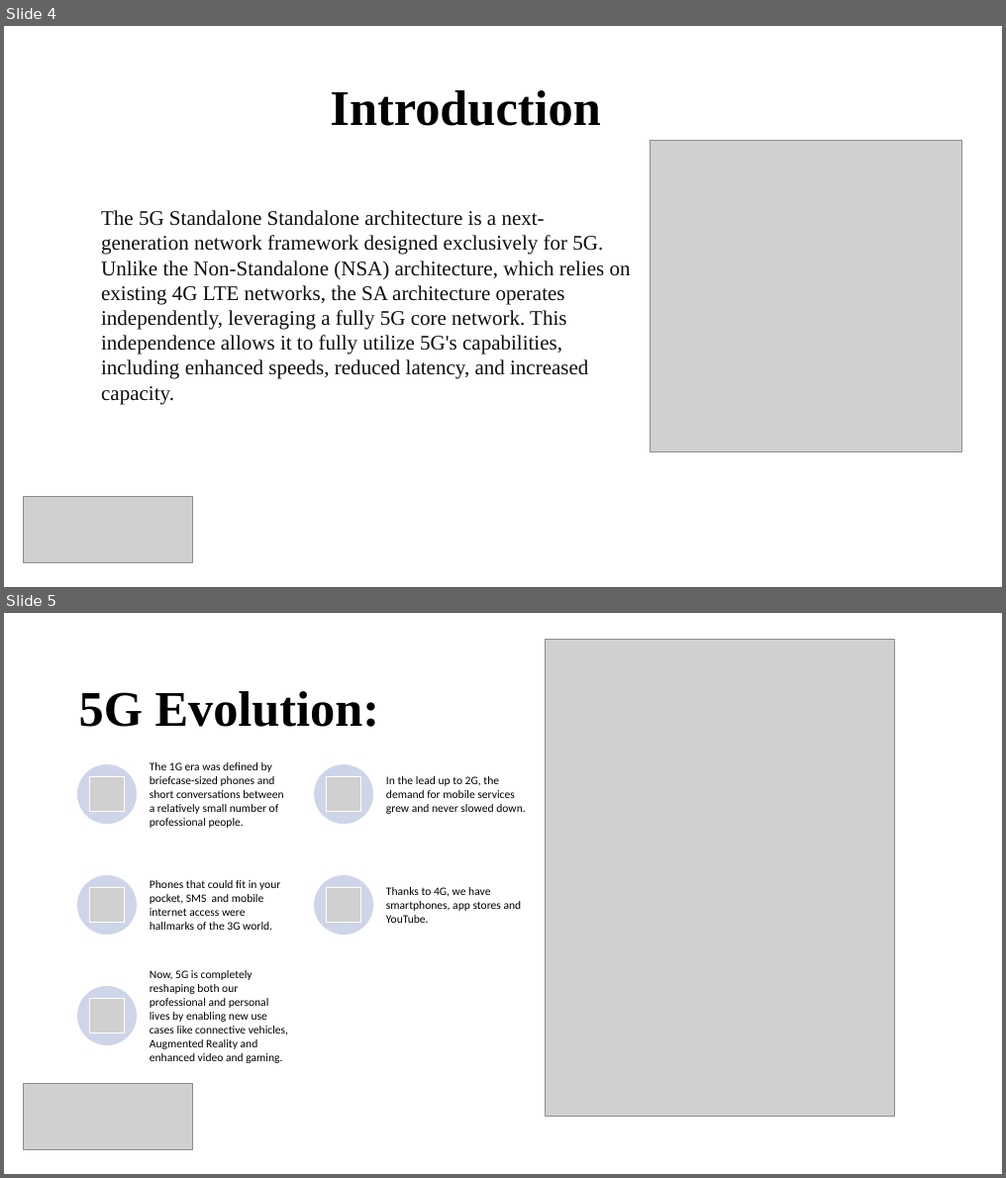
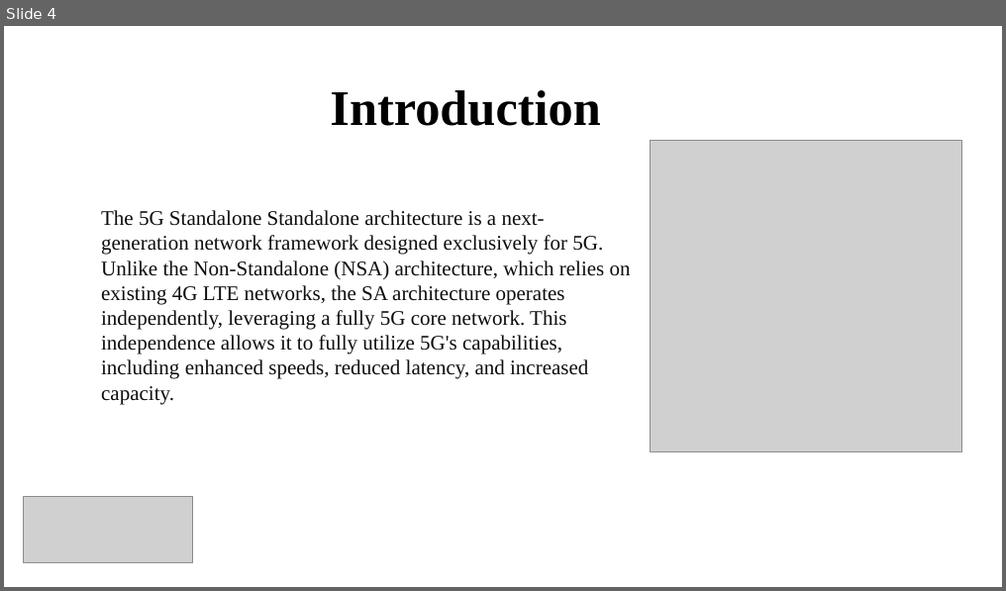
Before and after one commit to kushalprakash6/Standalone-5G-netowrk-simulation, a slide deck: Presentation/Presentation team_entropy.pptx. Shown one above the other, each under a label of ours: slides 4 and 5 before the commit, slide 4 after it. The pictures are 1006x1178 and 1006x591 pixels, drawn with LibreOffice and Linux fonts; fonts in the diff are those of the drawing; grey boxes stand for pictures. Boxes give left, top, right and bottom in pixels: in the first picture for what was removed or moved away, otherwise in the second. Text is boxed around its words. In the diff, an @@ line names an element or a change of style, - is before the commit and + after.

```diff
--- a/Presentation/Presentation team_entropy.pptx
+++ b/Presentation/Presentation team_entropy.pptx
@@ slide 5 removed at (4,613,1002,1174), background #FFFFFF @@
@@ picture removed at (546,639,895,1116) @@
@@ text removed at (79,691,380,727) @@
-5G Evolution:
@@ group removed at (77,762,525,1063): 5 ellipses, 5 pictures, 5 texts @@
-The 1G era was defined by briefcase-sized phones and short conversations between a relatively small number of professional people.
-In the lead up to 2G, the demand for mobile services grew and never slowed down.
-Phones that could fit in your pocket, SMS and mobile internet access were hallmarks of the 3G world.
-Thanks to 4G, we have smartphones, app stores and YouTube.
-Now, 5G is completely reshaping both our professional and personal lives by enabling new use cases like connective vehicles, Augmented Reality and enhanced video and gaming.
@@ picture removed at (24,1084,193,1151) @@
```
Also in this commit, not shown: 4 slides changed, 1 slide added, 16 other slides removed.
